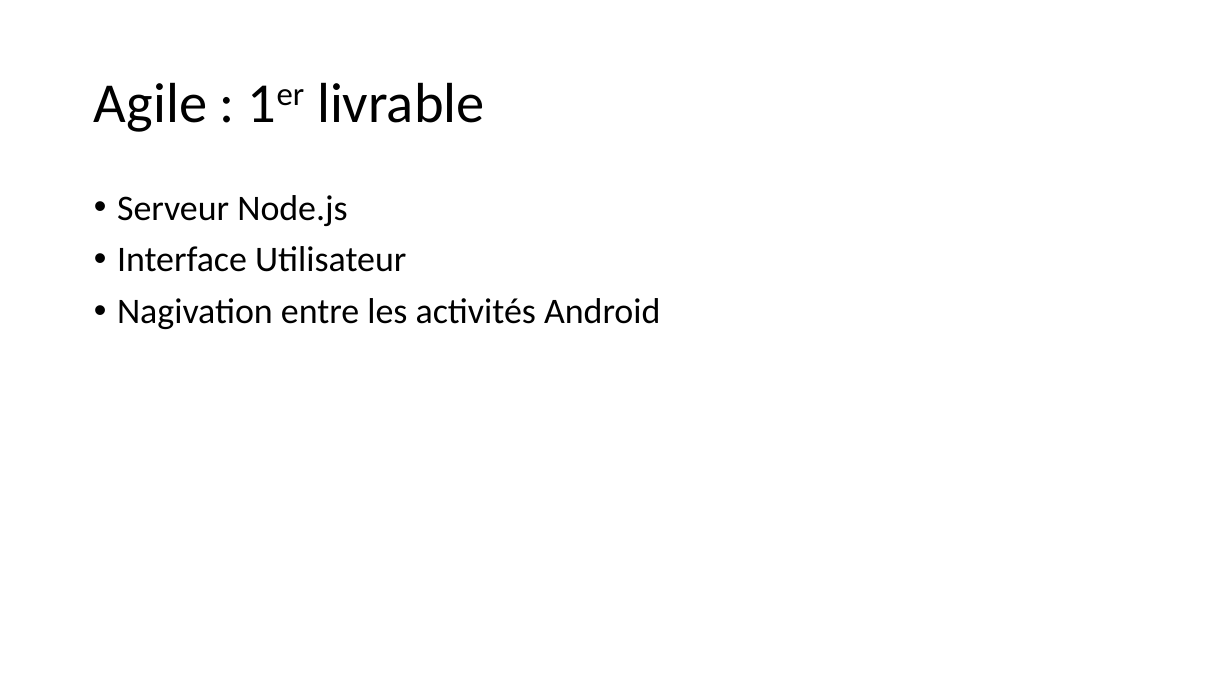
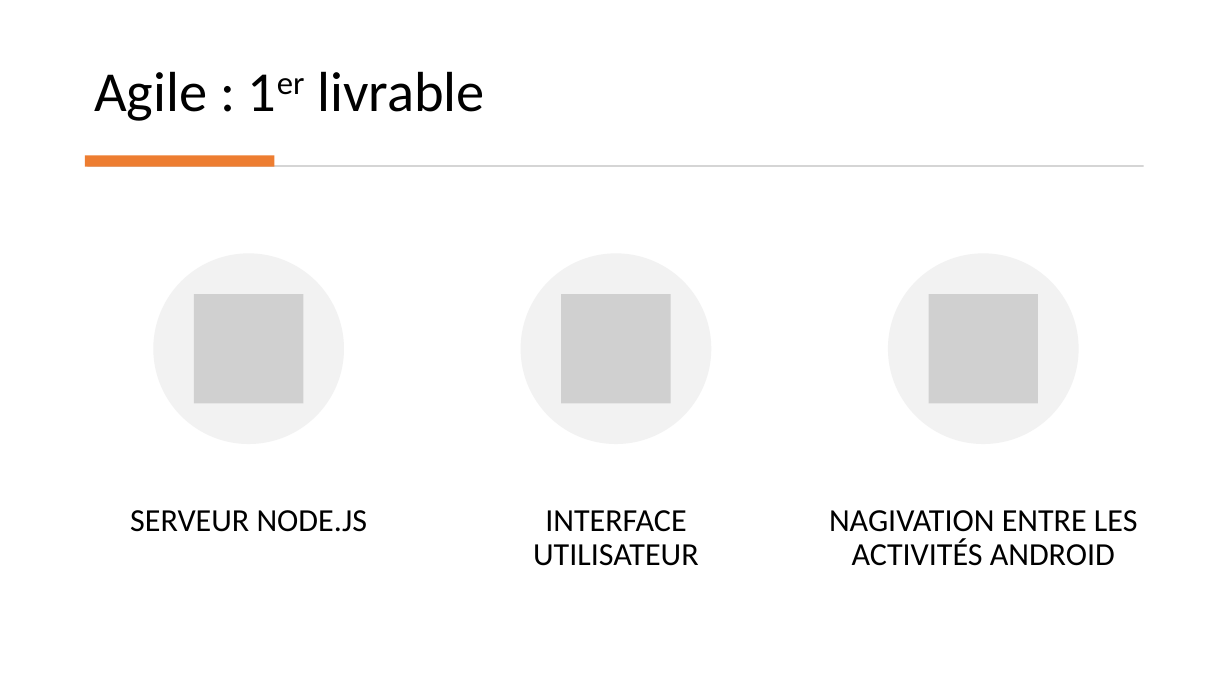
Before and after one commit to Danes99/esme-android, a slide deck: slide 11 of docs/pptx/Android Project - Group 1 - Becerra Stauner Taxil.pptx (slide 10 before the commit). Drawn at 1232x693 pixels with LibreOffice and Linux fonts; fonts in the diff are those of the drawing; grey boxes stand for pictures. Boxes give left, top, right and bottom in pixels: in the first picture for what was removed or moved away, otherwise in the second. Text is boxed around its words. In the diff, an @@ line names an element or a change of style, - is before the commit and + after.

```diff
--- a/docs/pptx/Android Project - Group 1 - Becerra Stauner Taxil.pptx
+++ b/docs/pptx/Android Project - Group 1 - Becerra Stauner Taxil.pptx
@@ title "Agile : 1er livrable": place and size @@
-title "Agile : 1er livrable" at (94, 82, 485, 132)
+title "Agile : 1er livrable" at (94, 71, 485, 121)
@@ title "Agile : 1er livrable" at (94, 71, 485, 121): vertical alignment middle to bottom @@
@@ rectangle added at (85, 155, 274, 166), fill #ED7D31 @@
@@ rectangle added at (88, 165, 1144, 167), fill #D5D5D5 @@
@@ text removed at (117, 195, 660, 329) @@
-• Serveur Node.js
-• Interface Utilisateur
-• Nagivation entre les activités Android
@@ group added at (130, 253, 1138, 566): 3 ellipses, 3 pictures, 3 texts @@
+SERVEUR NODE.JS
+INTERFACE UTILISATEUR
+NAGIVATION ENTRE LES ACTIVITÉS ANDROID
```
Also in this commit, not shown: 5 other slides changed, 1 slide added, 1 other file.
